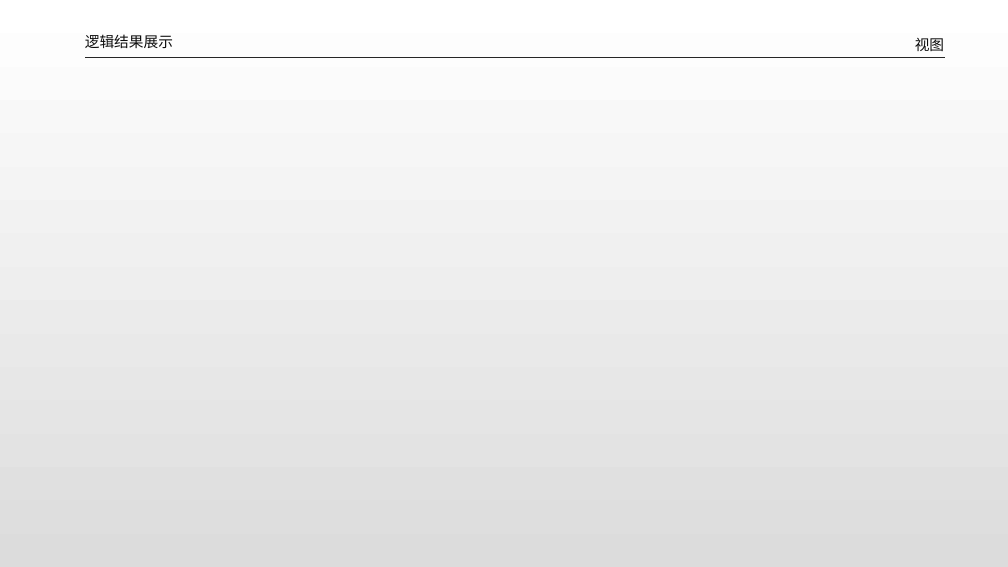
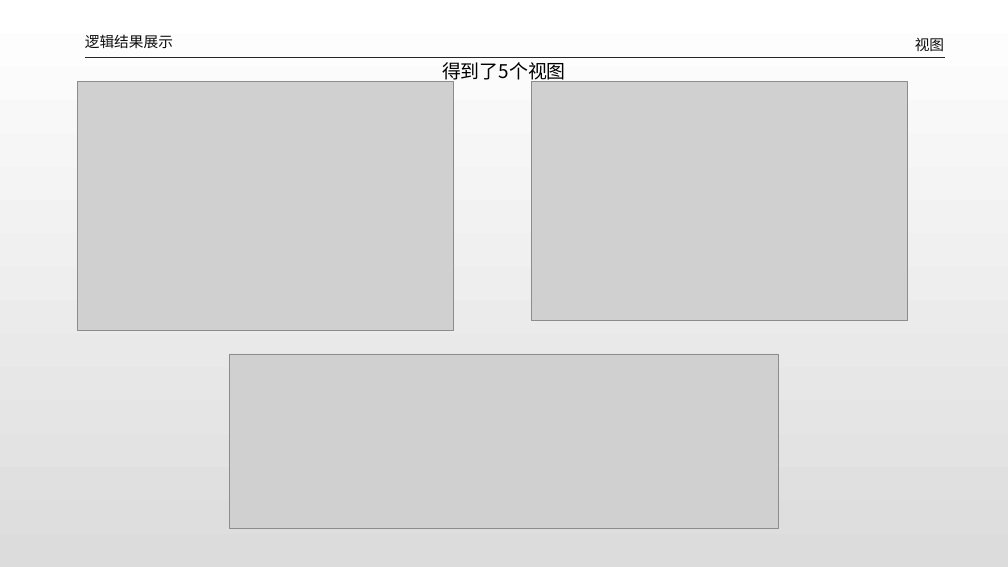
Before and after one commit to dlct-wzx/database-practice, a slide deck: slide 15 of 答辩ppt.pptx (slide 14 before the commit). Drawn at 1008x567 pixels with LibreOffice and Linux fonts; fonts in the diff are those of the drawing; grey boxes stand for pictures. Boxes give left, top, right and bottom in pixels: in the first picture for what was removed or moved away, otherwise in the second. Text is boxed around its words. In the diff, an @@ line names an element or a change of style, - is before the commit and + after.

```diff
--- a/答辩ppt.pptx
+++ b/答辩ppt.pptx
@@ picture added at [77, 82, 453, 330] @@
@@ text added at [442, 62, 566, 83], 18 pt, text #000000 @@
+得到了5个视图
@@ picture added at [532, 82, 907, 321] @@
@@ picture added at [230, 354, 779, 528] @@
```
Also in this commit, not shown: 5 other slides changed, 11 slides added, 4 slides removed, 10 other files.
